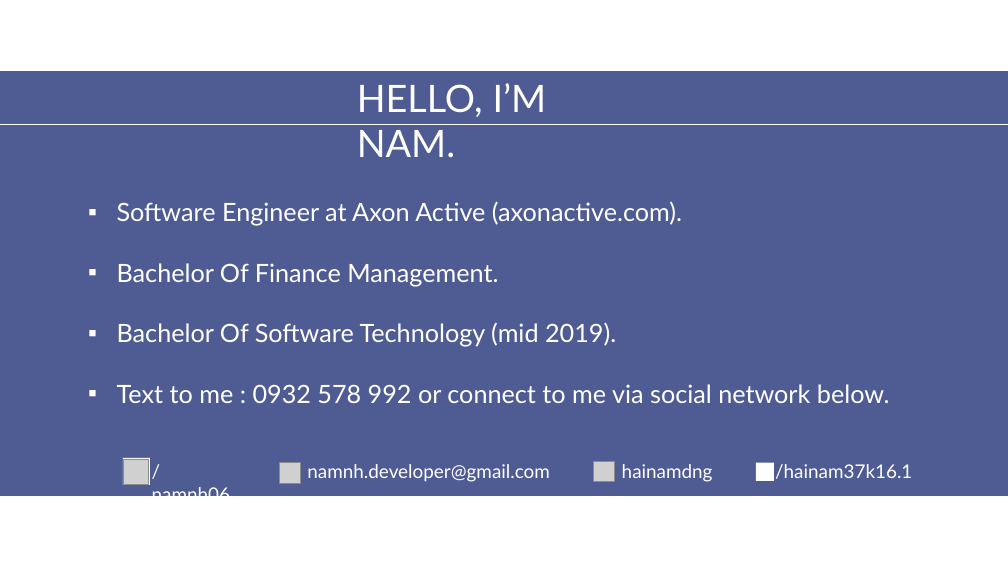
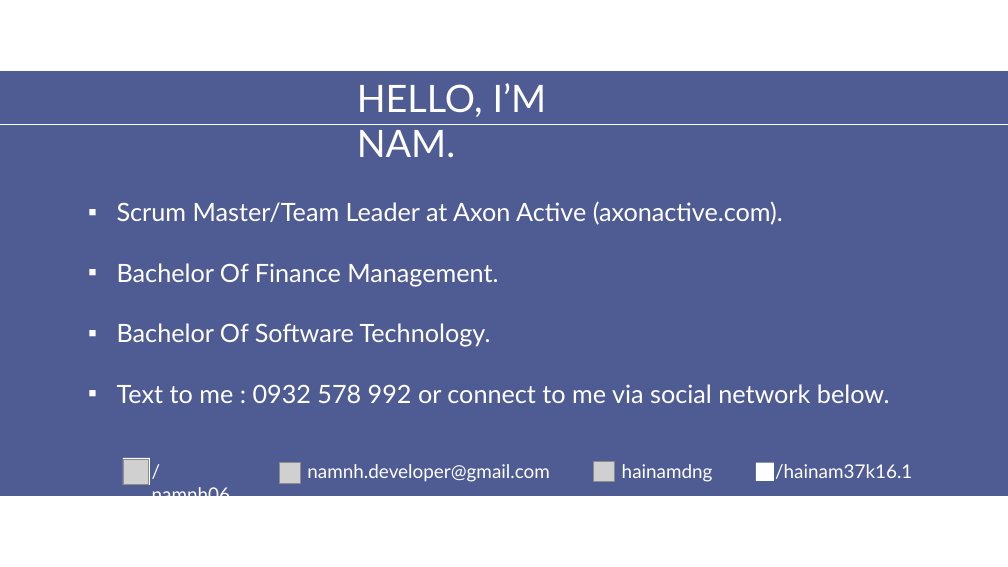
Before and after one commit to aptech-php/aptech-php-course, a slide deck: slide 3 of PHP/slides/0-PHP-Greeting.pptx. Drawn at 1008x567 pixels with LibreOffice and Linux fonts; fonts in the diff are those of the drawing; grey boxes stand for pictures; background and template pictures are left out. Boxes give left, top, right and bottom in pixels: in the first picture for what was removed or moved away, otherwise in the second. Text is boxed around its words. In the diff, an @@ line names an element or a change of style, - is before the commit and + after.

```diff
--- a/PHP/slides/0-PHP-Greeting.pptx
+++ b/PHP/slides/0-PHP-Greeting.pptx
@@ text at [117, 201, 783, 225]: text changed @@
-▪ Software Engineer at Axon Active (axonactive.com).
+▪ Scrum Master/Team Leader at Axon Active (axonactive.com).
@@ text at [117, 323, 491, 347]: text changed @@
-▪ Bachelor Of Software Technology (mid 2019).
+▪ Bachelor Of Software Technology.
```
Also in this commit, not shown: 17 other files.
